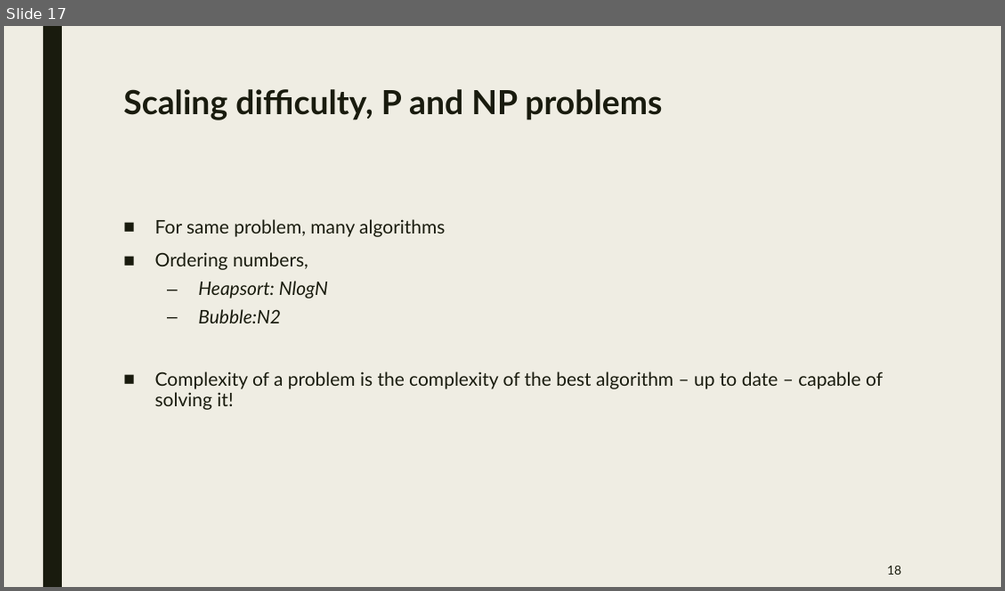
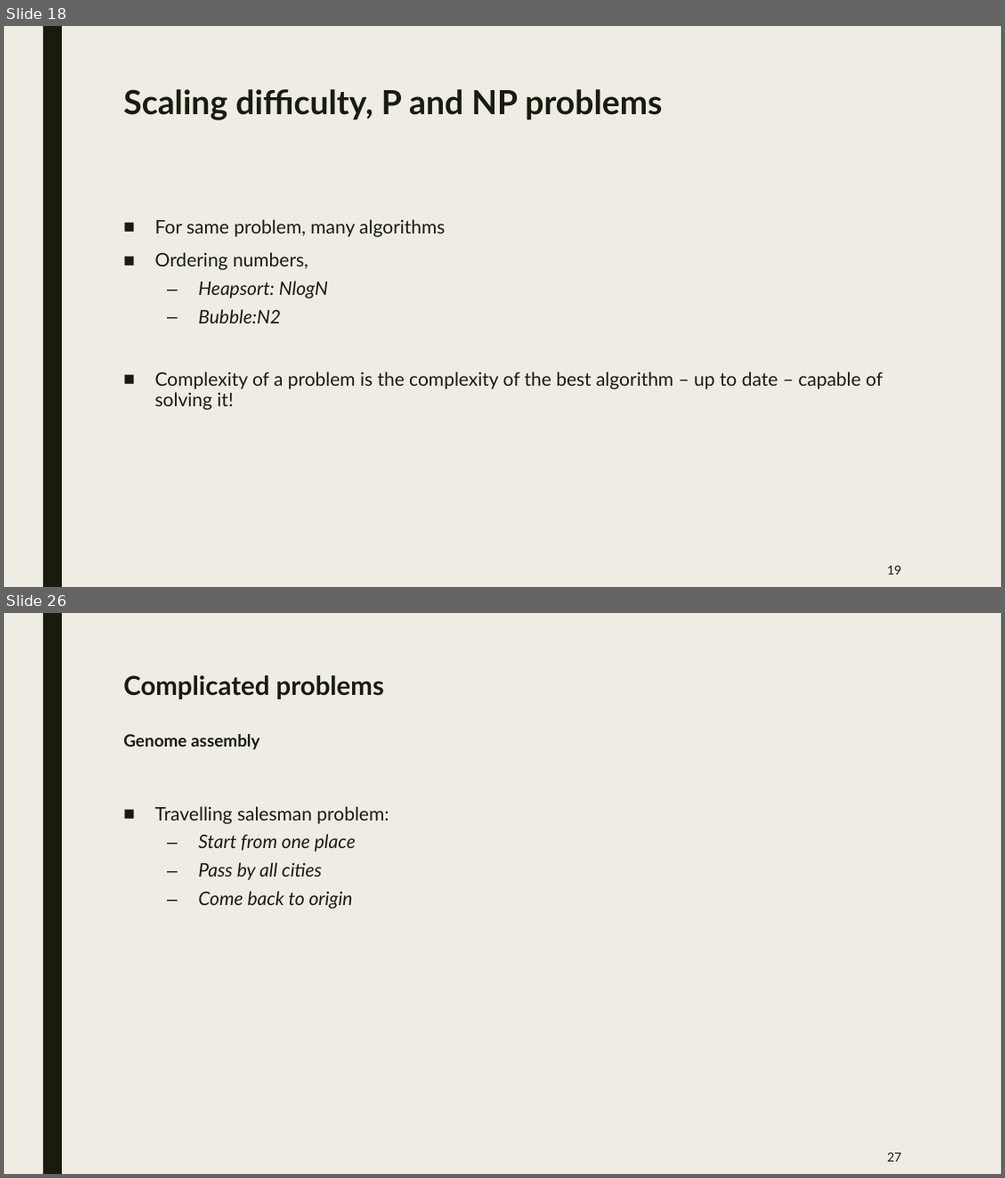
Before and after one commit to jurtasun/presentations, a slide deck: 202306_LMS_Complexity/202306_LMS_Complexity.ppt. Shown one above the other, each under a label of ours: slide 17 before the commit, slides 18 and 26 after it; the slides between them are not shown. The pictures are 1005x591 and 1005x1178 pixels, drawn with LibreOffice and Linux fonts; fonts in the diff are those of the drawing. Boxes give left, top, right and bottom in pixels: in the first picture for what was removed or moved away, otherwise in the second. Text is boxed around its words. In the diff, an @@ line names an element or a change of style, - is before the commit and + after.

```diff
--- a/202306_LMS_Complexity/202306_LMS_Complexity.ppt
+++ b/202306_LMS_Complexity/202306_LMS_Complexity.ppt
@@ slide 26 added at (4, 613, 1001, 1174), background #EFEDE3; not listed: 1 template element that a slide beside it also shows @@
@@ title added at (123, 675, 384, 749), 25.2 pt, text #191B0E, bold @@
+Complicated problems
+Genome assembly
@@ text added at (155, 806, 388, 908), 18 pt, text #191B0E, italic @@
+■ Travelling salesman problem:
+  – Start from one place
+  – Pass by all cities
+  – Come back to origin
@@ page number added at (887, 1152, 901, 1161), 12 pt, text #191B0E @@
+27
@@ what was slide 17 is now slide 18 @@
@@ page number at (887, 565, 901, 574): text changed @@
-18
+19
```
Also in this commit, not shown: 2 slides changed, 13 other slides added, 4 slides removed, 1 other file.
